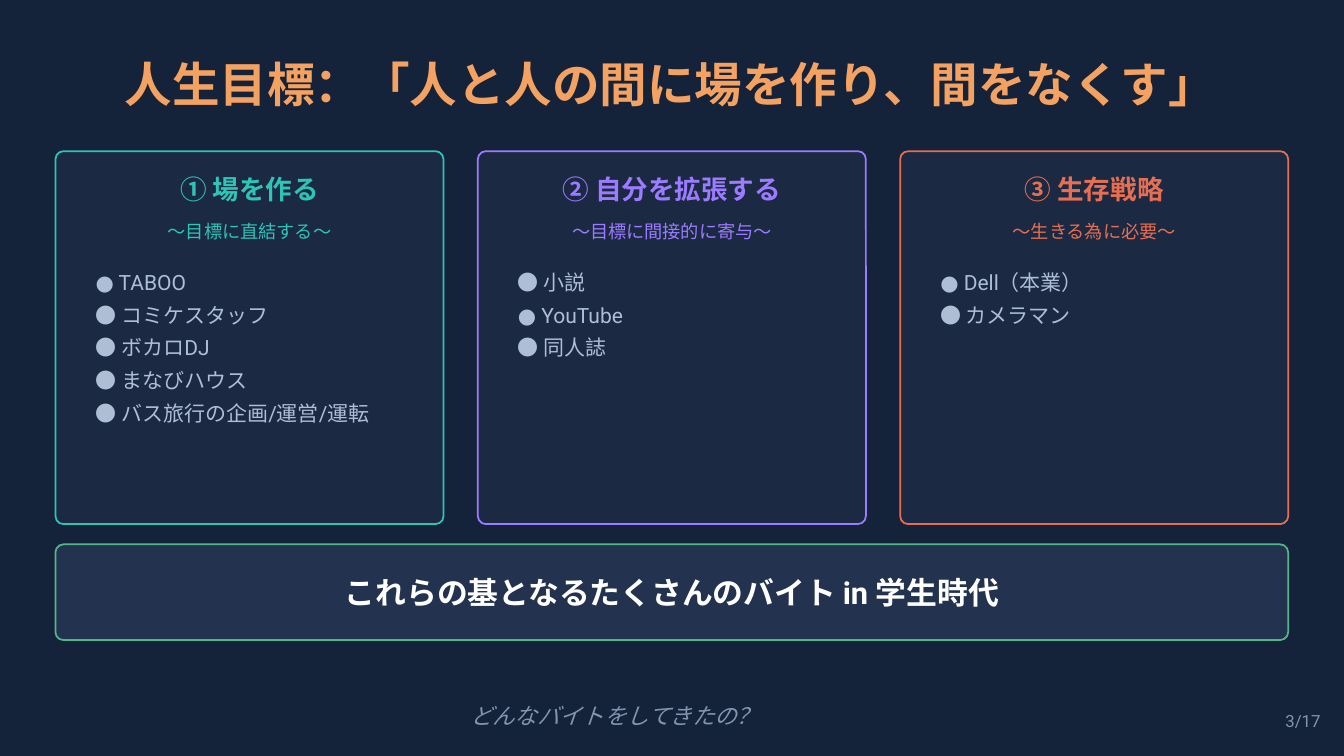
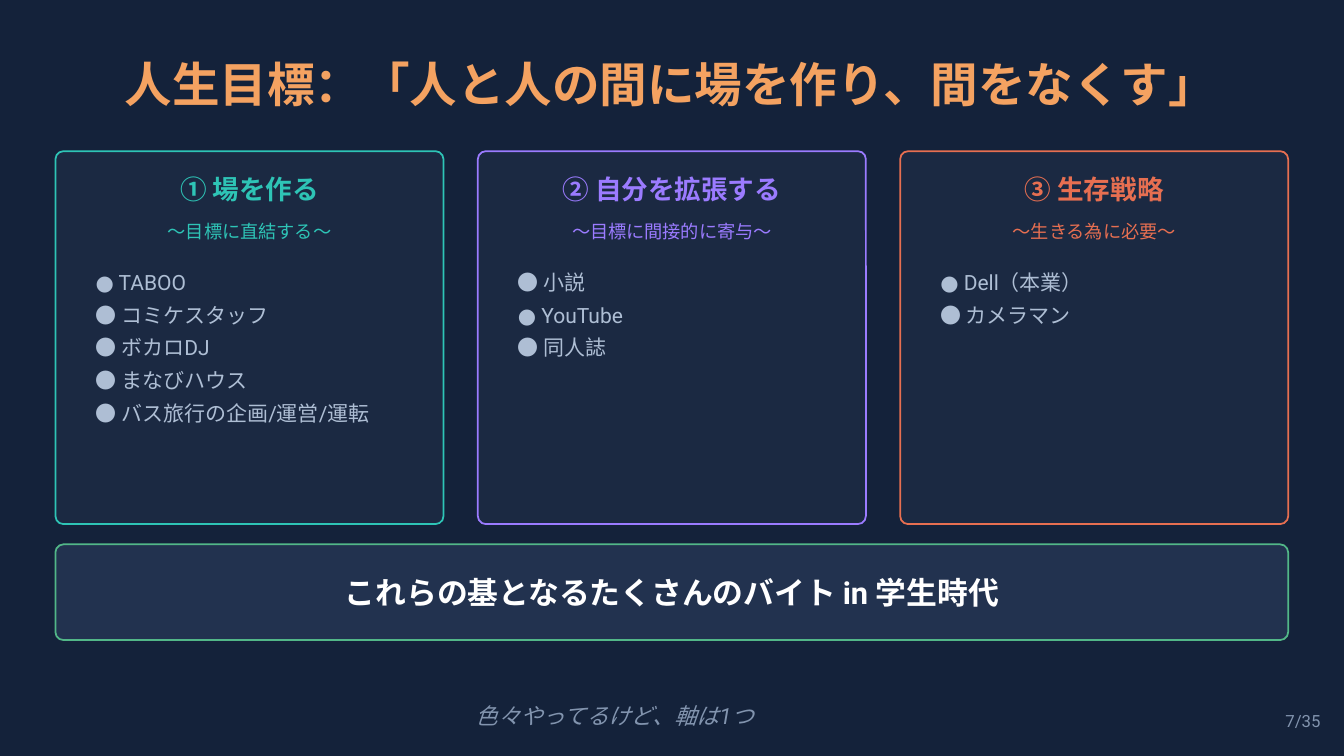
Before and after one commit to syukugennmathto/claude-daily-routines, a slide deck: slide 7 of build/career_talk_setagaya.pptx (slide 3 before the commit). Drawn at 1344x756 pixels with LibreOffice and Linux fonts; fonts in the diff are those of the drawing. Boxes give left, top, right and bottom in pixels: in the first picture for what was removed or moved away, otherwise in the second. Text is boxed around its words. In the diff, an @@ line names an element or a change of style, - is before the commit and + after.

```diff
--- a/build/career_talk_setagaya.pptx
+++ b/build/career_talk_setagaya.pptx
@@ text at box(476, 705, 719, 726): text changed @@
-どんなバイトをしてきたの？
+色々やってるけど、軸は1つ
@@ text at box(1285, 715, 1320, 728): text changed @@
-3/17
+7/35
```
Also in this commit, not shown: 16 other slides changed, 18 slides added, 3 other files.
